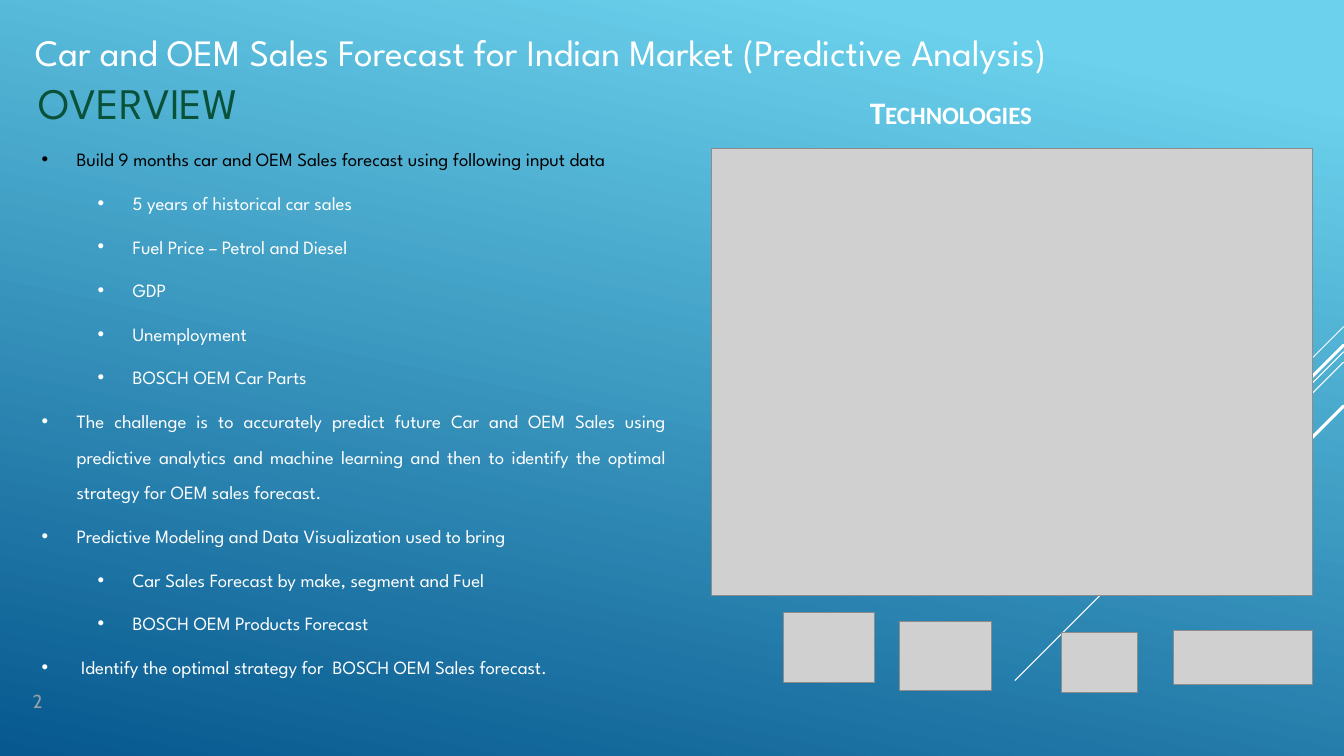
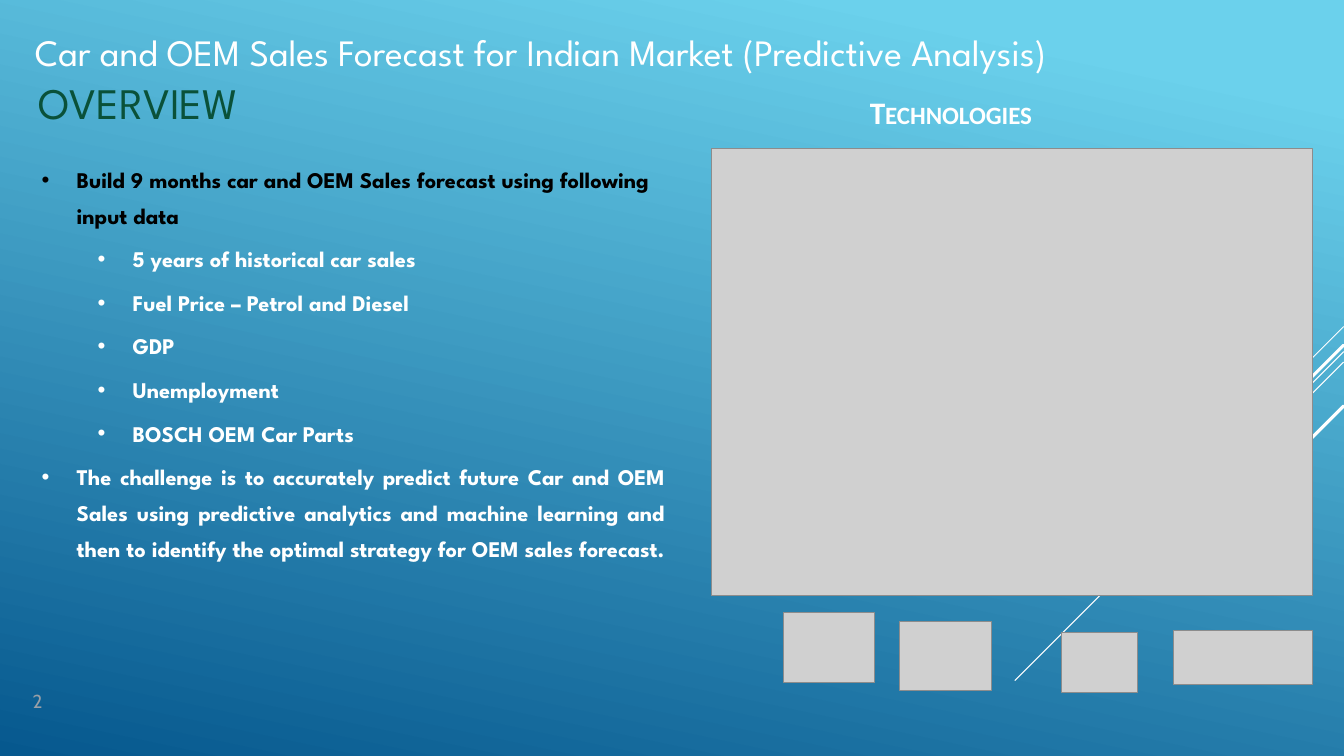
Before and after one commit to ankitparichha/NEWR, a slide deck: slide 2 of NEWPPT.pptx. Drawn at 1344x756 pixels with LibreOffice and Linux fonts; fonts in the diff are those of the drawing; grey boxes stand for pictures. Boxes give left, top, right and bottom in pixels: in the first picture for what was removed or moved away, otherwise in the second. Text is boxed around its words. In the diff, an @@ line names an element or a change of style, - is before the commit and + after.

Commit message:
Final PPT

```diff
--- a/NEWPPT.pptx
+++ b/NEWPPT.pptx
@@ text "Build 9 months car and ...": place and size @@
-text "Build 9 months car and ..." at (77,153,665,678)
+text "Build 9 months car and ..." at (77,172,665,562)
@@ text "Build 9 months car and ..." at (77,172,665,562): size 13.3 to 16 pt, bold on @@
@@ text at (77,530,547,678): paragraphs removed @@
-• Predictive Modeling and Data Visualization used to bring
-  • Car Sales Forecast by make, segment and Fuel
-  • BOSCH OEM Products Forecast
-• Identify the optimal strategy for BOSCH OEM Sales forecast.
```
Also in this commit, not shown: 6 other slides changed.
